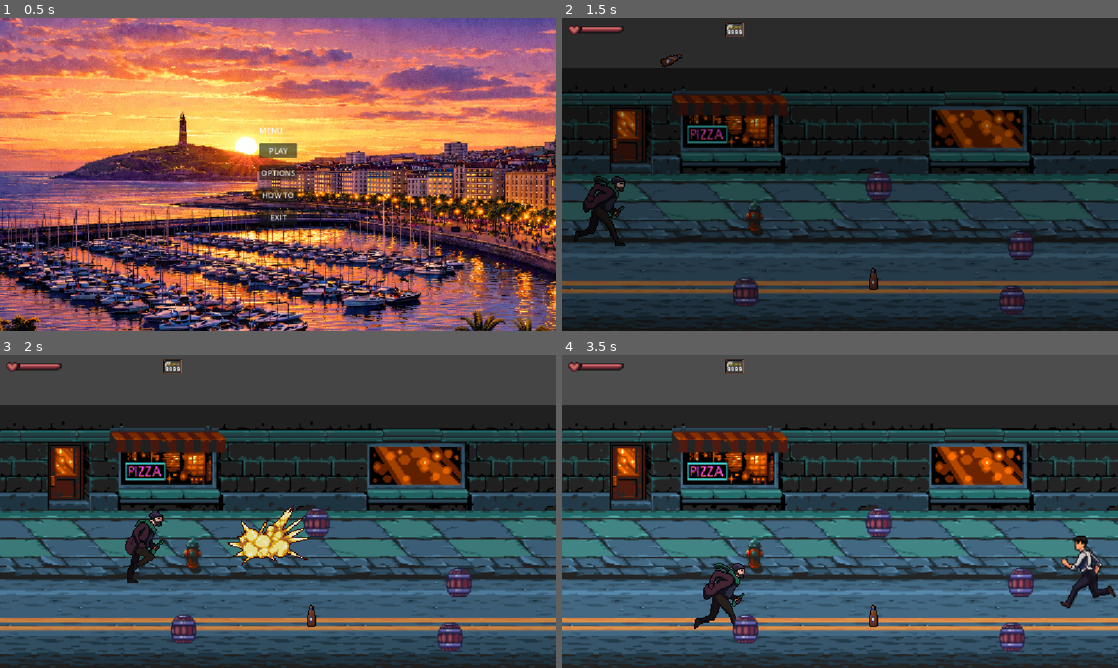
Above: before the commit, frames 1-4 (two rows, left to right).
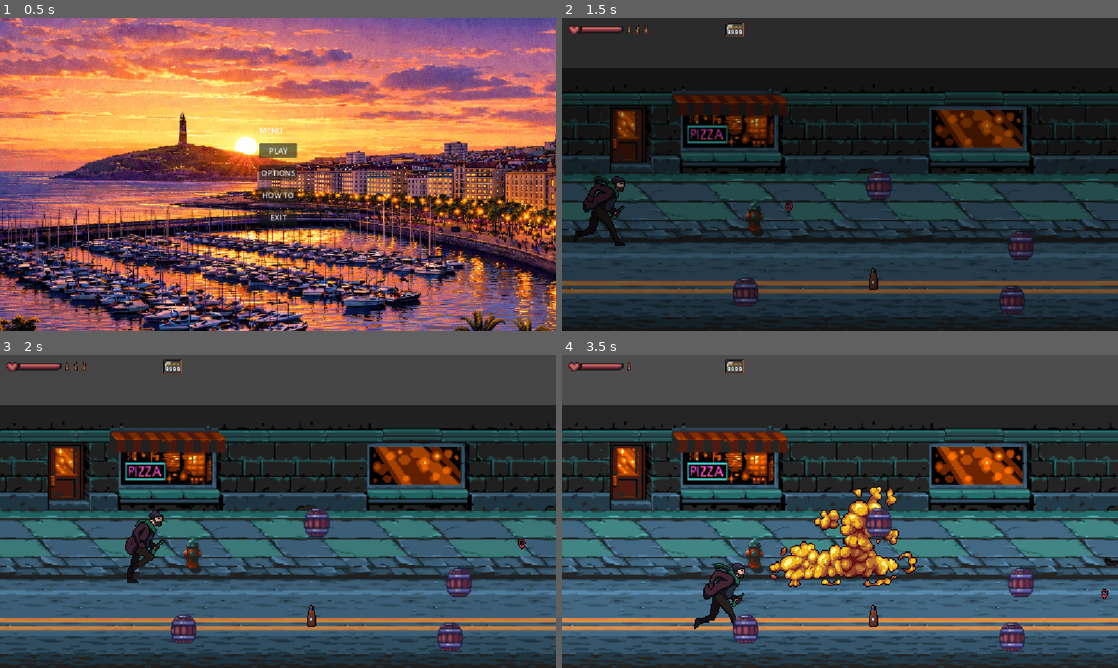
Above: after the commit, the same moments.

Repository: PedroDuarte49/Ferrol-Godot
Game: Godot game, scene res://scenes/main_menu.tscn
The game is run twice, just before and just after one commit, with the same random seed, the same clock (stepped at 60 frames per second) and the same inputs.
Inputs:
- Up to frame 1 (0.5 s): no input
- Up to frame 2 (1.5 s): click "PLAY" at 0.5 s; hold Right (right) from 1.28 s (still down); hold C (lanzar) from 1.28 s (still down)
- Up to frame 3 (2 s): keep holding Right (right); keep holding C (lanzar)
- Up to frame 4 (3.5 s): release Right (right) at 2.03 s; release C (lanzar) at 2.03 s; hold Down (down) 2.03-2.78 s; tap Z (attack) at 2.1 s; tap C (lanzar) at 2.3 s; hold Right (right) from 2.78 s (still down); hold C (lanzar) from 2.78 s (still down)

Frame 1 is identical in both runs. In frame 2, 0.2% of the frame differs, in the area x 11-42%, y 2-63%; in frame 3, 1.3%; in frame 4, 4.4%, in the area x 11-100%, y 2-81%.

Commit message:
que el lanzamiento de la botella sea cargado

Diff:
--- a/ferrol-el-juego/scenes/player.tscn
+++ b/ferrol-el-juego/scenes/player.tscn
@@ -11,6 +11,7 @@
 [ext_resource type="Texture2D" uid="uid://dqwom2lir0qvo" path="res://assets/Homeless_3/Dead.png" id="7_el37e"]
 [ext_resource type="Texture2D" uid="uid://btxbalt4bob2r" path="res://assets/Homeless_3/Jump.png" id="8_inrnk"]
 [ext_resource type="Texture2D" uid="uid://bhex6d6y3diem" path="res://assets/Homeless_3/Special.png" id="9_wqsd8"]
+[ext_resource type="Texture2D" uid="uid://gmhrgpn0dsb3" path="res://assets/flecha_roja.png" id="12_3v2ag"]
 
 [sub_resource type="CapsuleShape2D" id="CapsuleShape2D_x5gf8"]
 radius = 6.0
@@ -566,6 +567,14 @@
 initial_velocity_max = 100.0
 color = Color(1, 0, 0, 1)
 
+[node name="LandingIndicator" type="Node2D" parent="."]
+position = Vector2(77, 28)
+
+[node name="Sprite2D" type="Sprite2D" parent="LandingIndicator"]
+position = Vector2(1.0000002, 0)
+scale = Vector2(0.0104, 0.011499993)
+texture = ExtResource("12_3v2ag")
+
 [connection signal="animation_finished" from="flipper/AnimatedSprite2D" to="." method="_on_anim_finished"]
 [connection signal="frame_changed" from="flipper/AnimatedSprite2D" to="." method="_on_frame_changed"]
 [connection signal="body_entered" from="flipper/attack_hitbox" to="." method="_on_attack_hitbox_body_entered"]
--- a/ferrol-el-juego/scripts/botella_arrojable.gd
+++ b/ferrol-el-juego/scripts/botella_arrojable.gd
@@ -7,7 +7,7 @@
 @export var gravity := 1400.0
 @export var ground_y := 300.0
 @export var damage := 50
-@export var arc_height := -100.0 # Altura máxima de la parábola
+@export var arc_height := 80.0 # Altura máxima de la parábola
 
 # ============================================================
 # ESTADO
@@ -16,8 +16,9 @@
 var exploded := false
 var start_y := 0.0
 var t := 0.0 # tiempo de vuelo
-var flight_time := 0.5 # duración total del vuelo en segundos
-
+var flight_time := 0.7 # duración total del vuelo en segundos
+var target_x := 0.0
+var start_pos: Vector2
 
 # ============================================================
 # NODOS
@@ -36,13 +37,12 @@
 # ============================================================
 # LANZAMIENTO
 # ============================================================
-func throw(direction: Vector2):
-	start_y = position.y
-	velocity.x = direction.x * speed
-	velocity.y = -550.0
+func throw_cargada(dir: float, dist: float):
+	start_pos = global_position
+	target_x = start_pos.x + dir * dist
+	t = 0
 	sprite.play("default")
 	animation_player.play("rotar")
-	t = 0
 
 # ============================================================
 # FÍSICA / MOVIMIENTO
@@ -50,13 +50,18 @@
 func _physics_process(delta):
 	if exploded:
 		return
+
 	t += delta
-	position.x += velocity.x * delta
-	# Altura simulada con parábola
-	var h = -4 * arc_height * (t/flight_time) * (t/flight_time - 1)
-	position.y = start_y + h
+	var p = clamp(t / flight_time, 0.0, 1.0)
 
-	if t >= flight_time:
+	# Movimiento horizontal
+	global_position.x = lerp(start_pos.x, target_x, p)
+
+	# PARÁBOLA CORRECTA (sube y baja)
+	var h = 4.0 * arc_height * p * (1.0 - p)
+	global_position.y = start_pos.y - h
+
+	if p >= 1.0:
 		explode()
 # ============================================================
 # EXPLOSIÓN
--- a/ferrol-el-juego/scripts/game_manager.gd
+++ b/ferrol-el-juego/scripts/game_manager.gd
@@ -10,7 +10,7 @@
 
 var score := 0
 var saved_score := 0
-var bottle := 1
+var bottle := 3
 # Called when the node enters the scene tree for the first time.
 
 var levels = ["res://scenes/mapa-1.tscn",
--- a/ferrol-el-juego/scripts/player.gd
+++ b/ferrol-el-juego/scripts/player.gd
@@ -6,6 +6,7 @@
 @onready var sprite: AnimatedSprite2D = $flipper/AnimatedSprite2D
 @onready var attack_hitbox: Area2D = $flipper/attack_hitbox
 @onready var blood_particles: CPUParticles2D = $flipper/Bloodparticles
+@onready var indicador: Node2D = $LandingIndicator
 @export var botella_scene: PackedScene
 @export var hud: CanvasLayer
 
@@ -21,11 +22,20 @@
 const Z_BASE = 100
 var health := 100
 var invulnerable := false
-var botellas = 0
+# --- Lanzamiento cargado ---
+var cargando_botella := false
+var fuerza := 0.0
+var fuerza_dir := 1 # 1 sube, -1 baja
+
+@export var fuerza_max := 1.0
+@export var fuerza_speed := 1.5
+@export var dist_min := 80.0
+@export var dist_max := 350.0
 # -------------------- READY --------------------
 func _ready():
 	if not sprite.is_connected("frame_changed", Callable(self, "_on_frame_changed")):
 		sprite.connect("frame_changed", Callable(self, "_on_frame_changed"))
+	indicador.visible = false
 
 # -------------------- PHYSICS PROCESS --------------------
 func _physics_process(delta: float) -> void:
@@ -77,9 +87,36 @@
 			state = State.IDLE
 			attack_hitbox.monitoring = false
 
-	# Lanzar botella
-	if Input.is_action_just_pressed("lanzar") and state not in [State.ATTACK, State.HURT, State.DEAD, State.DRINK]:
+# ===============================
+# CARGA BOTELLA (FINAL Y ÚNICA)
+# ===============================
+
+	if Input.is_action_just_pressed("lanzar") and GameManager.bottle > 0:
+		print("EMPIEZA CARGA")
+		cargando_botella = true
+		fuerza = 0.0
+		fuerza_dir = 1
+		indicador.visible = true
+
+	if Input.is_action_pressed("lanzar") and cargando_botella:
+		fuerza += delta * fuerza_speed * fuerza_dir
+		print("CARGANDO →", fuerza)
+
+		if fuerza >= fuerza_max:
+			fuerza = fuerza_max
+			fuerza_dir = -1
+		elif fuerza <= 0:
+			fuerza = 0
+			fuerza_dir = 1
+
+		actualizar_indicador()
+
+	if Input.is_action_just_released("lanzar") and cargando_botella:
+		print("SUELTA →", fuerza)
 		lanzar_botella()
+		cargando_botella = false
+		indicador.visible = false
+
 
 # -------------------- ANIMACIONES --------------------
 func play_anim(name: String):
@@ -171,7 +208,7 @@
 		speed = 180
 
 func lanzar_botella():
-	print("Intentando lanzar botella, botellas restantes:", botellas)
+	print("Intentando lanzar botella, botellas restantes:", GameManager.bottle)
 	if GameManager.bottle <= 0:
 		return
 	GameManager.bottle -= 1
@@ -179,5 +216,20 @@
 
 	var b = botella_scene.instantiate()
 	get_parent().add_child(b)
-	b.global_position = global_position + Vector2(flipper.scale.x * 16, -10)
-	b.throw(Vector2(flipper.scale.x, 0))
+	b.global_position = global_position
+
+	# distancia depende de la fuerza
+	var dir: float = sign(flipper.scale.x)
+	var dist = lerp(dist_min, dist_max, fuerza)
+	b.global_position = global_position
+	b.throw_cargada(dir, dist)
+
+func actualizar_indicador():
+	var dir = sign(flipper.scale.x)
+	var dist = lerp(dist_min, dist_max, fuerza)
+	var y_offset = 30  # ajusta este valor según qué tan abajo quieras el indicador
+	indicador.global_position = global_position + Vector2(dir * dist, y_offset)
+	indicador.visible = true
+
+func ocultar_indicador():
+	indicador.visible = false
Binary file added: ferrol-el-juego/assets/flecha_roja.png
Not shown, added: ferrol-el-juego/assets/flecha_roja.png.import
Not shown: 1 places in ferrol-el-juego/scenes/player.tscn that only renumber resources
